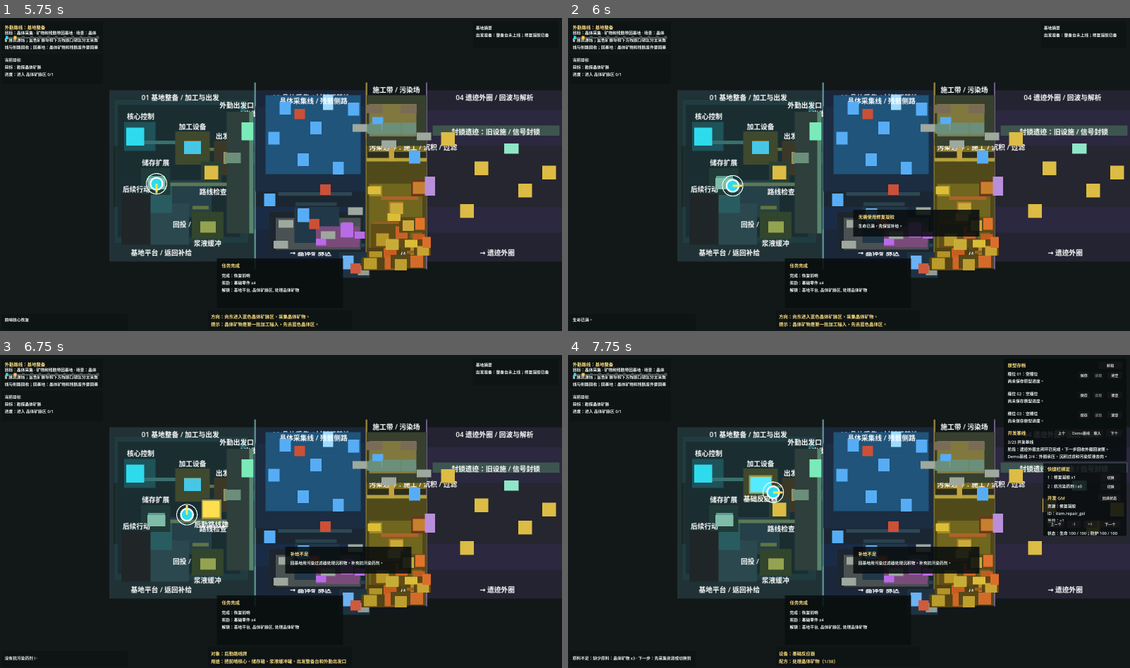
Above: before the commit, frames 1-4 (two rows, left to right).
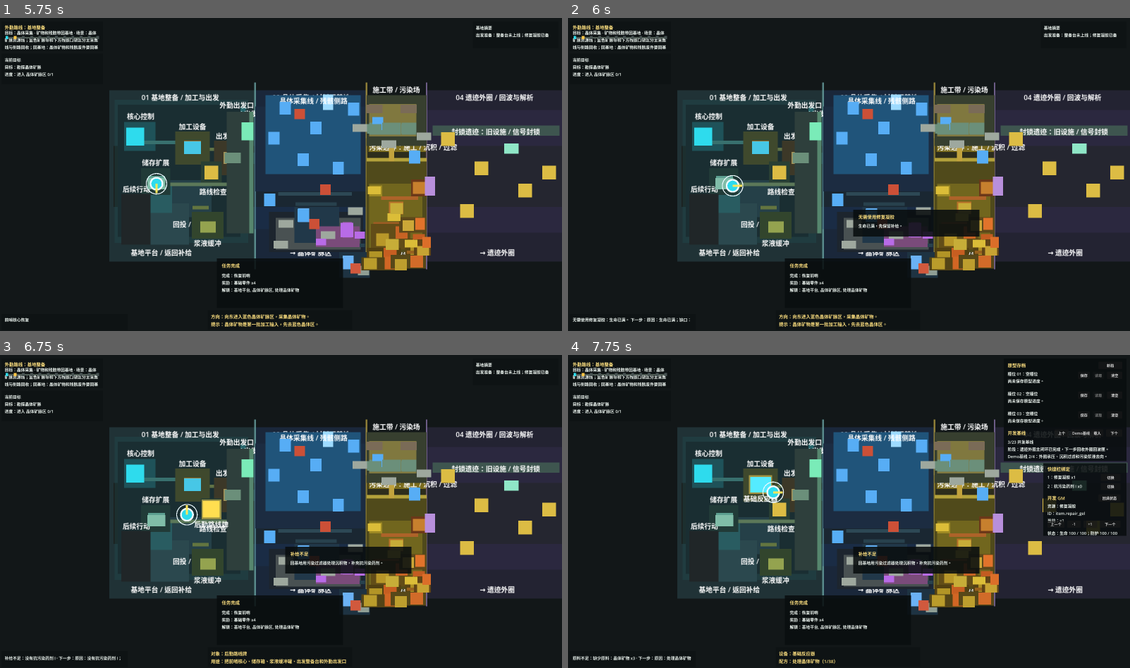
Above: after the commit, the same moments.

Repository: laugh0608/RadishCatalyst
Game: Godot game, scene res://scenes/boot/Boot.tscn
The game is run twice, just before and just after one commit, with the same random seed, the same clock (stepped at 60 frames per second) and the same inputs.
Inputs (mouse positions are in pixels of both pictures, inside the frame that each line leads up to):
- Up to frame 1 (5.75 s): tap Enter at 0.5 s; move the mouse to (404, 158) at 0.52 s; hold D (move_right) 0.53-1.28 s; tap E (interact) at 0.6, 1.55, 2.3, 2.85, 3.8, 4.55, 5.3 s; click (404, 158) at 0.67 s; move the mouse to (168, 190) at 1.27 s; hold S (move_down) 1.28-2.03 s; tap J (attack) at 1.35 s; move the mouse to (337, 105) at 2.02 s; hold D (move_right) 2.03-2.78 s; hold R (cycle_recipe) 2.03-2.78 s; move the mouse to (252, 240) at 2.77 s; hold W (move_up) 2.78-3.53 s; click (252, 240) at 2.92 s; move the mouse to (449, 224) at 3.52 s; hold A (move_left) 3.53-5.03 s; tap C (tactical_scan) at 3.6 s; move the mouse to (112, 127) at 4.27 s; tap Q (toggle_device_panel) at 4.35 s; move the mouse to (309, 174) at 5.02 s; hold S (move_down) from 5.03 s (still down); tap F (toggle_module) at 5.1 s; click (309, 174) at 5.17 s
- Up to frame 2 (6 s): move the mouse to (764, 96) at 5.77 s; release S (move_down) at 5.78 s; hold D (move_right) from 5.78 s (still down); tap 1 (use_quick_slot_1) at 5.85 s
- Up to frame 3 (6.75 s): tap E (interact) at 6.05 s; move the mouse to (404, 495) at 6.52 s; release D (move_right) at 6.53 s; hold W (move_up) from 6.53 s (still down); tap 2 (use_quick_slot_2) at 6.6 s
- Up to frame 4 (7.75 s): tap E (interact) at 6.8, 7.55 s; move the mouse to (736, 527) at 7.27 s; release W (move_up) at 7.28 s; hold D (move_right) from 7.28 s (still down); tap Tab at 7.35 s; click (736, 527) at 7.42 s

Frame 1 is identical in both runs. In frame 2, 0.2% of the frame differs, in the area x 0-22%, y 95-98%; in frame 3, 0.2%, in the area x 0-22%, y 96-98%; in frame 4, less than 0.1%.

Commit message:
feat: 补齐受阻动作恢复读法

Diff:
--- /dev/null
+++ b/client/scripts/checks/demo_action_blocker_recovery_check.gd
@@ -0,0 +1,328 @@
+extends SceneTree
+
+var failures: Array[String] = []
+var data_registry := DataRegistry.new()
+var log_presenter: HudLogPresenter
+
+
+func _init() -> void:
+	if not data_registry.load_all():
+		failures.append("data registry should load all static data")
+	else:
+		log_presenter = HudLogPresenter.new(data_registry)
+		_run_checks()
+
+	if failures.is_empty():
+		print("Demo action blocker recovery checks passed.")
+		_cleanup()
+		quit(0)
+		return
+
+	for failure in failures:
+		push_error(failure)
+	_cleanup()
+	quit(1)
+
+
+func _run_checks() -> void:
+	_check_gather_and_sample_prerequisite_blockers()
+	_check_already_processed_object_blocker()
+	_check_build_blockers()
+	_check_processing_blockers()
+	_check_supply_blockers()
+	_check_core_write_blockers()
+
+
+func _check_gather_and_sample_prerequisite_blockers() -> void:
+	var gather_system := GatherSystem.new(data_registry)
+
+	var sample_world := WorldState.create_default()
+	sample_world.current_region_id = "region.crystal_vein_field"
+	sample_world.quest_state.active_quest_ids = ["quest.calibrate_reactor"]
+	var sample_character := CharacterState.create_default()
+	sample_character.current_region_id = "region.crystal_vein_field"
+	var sample_result := gather_system.interact_with_object(
+		"map_object_instance.anomaly_crystal",
+		"map_object.anomaly_crystal",
+		"sample",
+		sample_character,
+		sample_world
+	)
+	_expect_failure(sample_result, "anomaly crystal sample should be blocked before quest gate")
+	_expect_blocker_detail(sample_result, "反应器校准件", "sample prerequisite blocker detail")
+	_expect_text_contains(
+		HudStatusPresenter.new().format_status_text(data_registry, sample_world, sample_character),
+		"反应器校准件",
+		"sample blocker HUD objective still points to reactor calibrator"
+	)
+	_expect_text_contains(
+		log_presenter.format_result_log(sample_result),
+		"下一步",
+		"sample blocker HUD log keeps recovery route"
+	)
+
+	var residue_world := WorldState.create_default()
+	residue_world.current_region_id = "region.crystal_vein_field"
+	residue_world.quest_state.active_quest_ids = ["quest.bring_back_sample"]
+	var residue_character := CharacterState.create_default()
+	residue_character.current_region_id = "region.crystal_vein_field"
+	var residue_result := gather_system.interact_with_object(
+		"map_object_instance.anomaly_residue_patch",
+		"map_object.anomaly_residue_patch",
+		"gather",
+		residue_character,
+		residue_world
+	)
+	_expect_failure(residue_result, "anomaly residue gather should be blocked before analysis gate")
+	_expect_blocker_detail(residue_result, "异常晶体样本", "gather prerequisite blocker detail")
+
+
+func _check_already_processed_object_blocker() -> void:
+	var world := WorldState.create_default()
+	world.current_region_id = "region.pollution_edge"
+	var character := CharacterState.create_default()
+	character.current_region_id = "region.pollution_edge"
+	var instance_id := "map_object_instance.rough_ground_north"
+	world.ensure_map_object(instance_id, "map_object.rough_ground", "region.pollution_edge")
+	world.set_map_object_flag(instance_id, "is_cleared", true)
+
+	var result := GatherSystem.new(data_registry).interact_with_object(
+		instance_id,
+		"map_object.rough_ground",
+		"clear",
+		character,
+		world
+	)
+	_expect_failure(result, "already-cleared rough ground should block repeat clear")
+	_expect_blocker_detail(result, "基础地基", "already processed object recovery route")
+	_expect_equal(
+		bool(world.get_map_object(instance_id).get("is_cleared", false)),
+		true,
+		"already processed blocker keeps cleared object state"
+	)
+	_expect_text_contains(
+		DemoInteractionAffordanceFormatter.format_definition_affordance_line(
+			"map_object.rough_ground",
+			"clear",
+			instance_id,
+			world.get_map_object(instance_id),
+			world,
+			character
+		),
+		"已处理",
+		"already processed object affordance still reads completed state"
+	)
+
+
+func _check_build_blockers() -> void:
+	var build_system := BuildSystem.new(data_registry)
+
+	var prerequisite_world := WorldState.create_default()
+	prerequisite_world.current_region_id = "region.pollution_edge"
+	var prerequisite_character := CharacterState.create_default()
+	prerequisite_character.current_region_id = "region.pollution_edge"
+	var prerequisite_result := build_system.build_structure(
+		"map_object_instance.pollution_filter_build_site",
+		"building.pollution_filter",
+		prerequisite_character,
+		prerequisite_world
+	)
+	_expect_failure(prerequisite_result, "pollution filter should be blocked before foundations")
+	_expect_blocker_detail(prerequisite_result, "基础地基", "build prerequisite blocker detail")
+	var filter_status := build_system.get_build_status(
+		"map_object_instance.pollution_filter_build_site",
+		"building.pollution_filter",
+		prerequisite_character,
+		prerequisite_world
+	)
+	_expect_text_contains(
+		String(filter_status.get("next_step", "")),
+		"基础地基",
+		"build status keeps foundation recovery route"
+	)
+
+	var material_world := WorldState.create_default()
+	material_world.current_region_id = "region.outpost_platform"
+	var material_character := CharacterState.create_default()
+	material_character.current_region_id = "region.outpost_platform"
+	var material_result := build_system.build_structure(
+		"map_object_instance.field_outfitting_station_build_site",
+		"building.field_outfitting_station",
+		material_character,
+		material_world
+	)
+	_expect_failure(material_result, "field outfitting station should be blocked by missing scrap")
+	_expect_blocker_detail(material_result, "导电废件", "build material blocker detail")
+
+
+func _check_processing_blockers() -> void:
+	var processing := ProcessingSystem.new(data_registry)
+
+	var missing_world := WorldState.create_default()
+	missing_world.quest_state.active_quest_ids = ["quest.scout_crystal_field"]
+	missing_world.quest_state.unlock_effect("recipe.process_crystal_ore")
+	var missing_character := CharacterState.create_default()
+	var missing_result := processing.process_recipe(
+		"recipe.process_crystal_ore",
+		missing_character,
+		missing_world
+	)
+	_expect_failure(missing_result, "crystal ore processing should be blocked by missing ore")
+	_expect_blocker_detail(missing_result, "晶体矿物", "processing missing input blocker detail")
+	_expect_text_contains(
+		HudHintPresenter.new().format_direction_hint(missing_world, missing_character, "quest.scout_crystal_field"),
+		"晶体矿脉区",
+		"processing missing input HUD hint points back to crystal field"
+	)
+
+	var busy_world := WorldState.create_default()
+	busy_world.quest_state.unlock_effect("recipe.process_crystal_ore")
+	busy_world.set_base_structure_status("structure.basic_reactor", "in_progress", "recipe.process_crystal_ore")
+	busy_world.set_base_structure_progress("structure.basic_reactor", 2.0)
+	var busy_character := CharacterState.create_default()
+	busy_character.inventory.add_item("item.crystal_ore", 3)
+	var busy_result := processing.process_recipe(
+		"recipe.process_crystal_ore",
+		busy_character,
+		busy_world
+	)
+	_expect_failure(busy_result, "processing should be blocked while device is busy")
+	_expect_blocker_detail(busy_result, "等待设备完成", "processing busy blocker detail")
+	_expect_equal(
+		String(busy_world.base_structures["structure.basic_reactor"].get("status", "")),
+		"in_progress",
+		"processing busy blocker keeps device in-progress state"
+	)
+
+
+func _check_supply_blockers() -> void:
+	var no_supply_character := CharacterState.create_default()
+	no_supply_character.health = 50.0
+	no_supply_character.inventory.items.erase("item.repair_gel")
+	var no_supply_result := no_supply_character.use_quick_slot(0, data_registry)
+	_expect_failure(no_supply_result, "repair gel quick slot should be blocked without item")
+	_expect_blocker_detail(no_supply_result, "基础反应器", "missing supply blocker detail")
+	var no_supply_feedback: Dictionary = no_supply_result.get("supply_feedback", {})
+	_expect_text_contains(
+		String(no_supply_feedback.get("detail", "")),
+		"修复凝胶",
+		"missing supply HUD panel keeps refill route"
+	)
+	_expect_text_contains(
+		log_presenter.format_result_log(no_supply_result),
+		"下一步",
+		"missing supply HUD log keeps recovery route"
+	)
+
+	var full_character := CharacterState.create_default()
+	var full_result := full_character.use_quick_slot(0, data_registry)
+	_expect_failure(full_result, "repair gel quick slot should be blocked at full health")
+	_expect_blocker_detail(full_result, "生命已满", "full-health supply blocker detail")
+
+
+func _check_core_write_blockers() -> void:
+	var gather_system := GatherSystem.new(data_registry)
+
+	var guard_world := _create_core_write_world()
+	var guard_character := _create_core_write_character()
+	var guard_result := gather_system.interact_with_object(
+		"map_object_instance.demo_stabilization_core",
+		"map_object.demo_stabilization_core",
+		"inspect",
+		guard_character,
+		guard_world
+	)
+	_expect_failure(guard_result, "core write should be blocked by active guard")
+	_expect_blocker_detail(guard_result, "核心阶段守卫", "core write guard blocker detail")
+	_expect_equal(
+		bool(guard_world.get_enemy("enemy_instance.demo_stabilization_guard").get("is_defeated", false)),
+		false,
+		"core guard blocker keeps enemy undefeated state"
+	)
+	_expect_text_contains(
+		HudMapPresenter.new().format_demo_route_hint(guard_world, "quest.write_demo_stabilization_core", guard_character),
+		"核心稳定站",
+		"core guard blocker map keeps core station route"
+	)
+
+	var charge_world := _create_core_write_world()
+	var charge_character := _create_core_write_character()
+	charge_world.update_enemy_health("enemy_instance.demo_stabilization_guard", 0.0, true)
+	var charge_result := gather_system.interact_with_object(
+		"map_object_instance.demo_stabilization_core",
+		"map_object.demo_stabilization_core",
+		"inspect",
+		charge_character,
+		charge_world
+	)
+	_expect_failure(charge_result, "core write should be blocked without core write charge")
+	_expect_blocker_detail(charge_result, "校验片", "core write charge blocker detail")
+	_expect_text_contains(
+		HudHintPresenter.new().format_direction_hint(
+			charge_world,
+			charge_character,
+			"quest.write_demo_stabilization_core"
+		),
+		"回写缓存",
+		"core write charge blocker HUD hint points to guard cache"
+	)
+
+
+func _create_core_write_world() -> WorldState:
+	var world := WorldState.create_default()
+	world.current_region_id = "region.demo_stabilization_core"
+	world.unlock_region("region.demo_stabilization_core")
+	world.quest_state.active_quest_ids = ["quest.write_demo_stabilization_core"]
+	world.ensure_enemy(
+		"enemy_instance.demo_stabilization_guard",
+		"enemy.demo_stabilization_guard",
+		"region.demo_stabilization_core",
+		156.0
+	)
+	world.ensure_map_object(
+		"map_object_instance.demo_stabilization_core",
+		"map_object.demo_stabilization_core",
+		"region.demo_stabilization_core"
+	)
+	return world
+
+
+func _create_core_write_character() -> CharacterState:
+	var character := CharacterState.create_default()
+	character.current_region_id = "region.demo_stabilization_core"
+	return character
+
+
+func _expect_failure(result: Dictionary, context: String) -> void:
+	_expect_equal(bool(result.get("success", false)), false, context)
+	if bool(result.get("success", false)):
+		failures.append("%s: expected failure, got '%s'" % [context, str(result)])
+
+
+func _expect_blocker_detail(result: Dictionary, expected: String, context: String) -> void:
+	var feedback: Dictionary = result.get("failure_feedback", {})
+	if feedback.is_empty():
+		failures.append("%s: expected failure feedback, got '%s'" % [context, str(result)])
+		return
+	var detail := String(feedback.get("detail", ""))
+	_expect_text_contains(detail, "原因", "%s reason label" % context)
+	_expect_text_contains(detail, "缺口", "%s gap label" % context)
+	_expect_text_contains(detail, "恢复", "%s recovery label" % context)
+	_expect_text_contains(detail, expected, context)
+
+
+func _expect_equal(actual, expected, context: String) -> void:
+	if actual == expected:
+		return
+	failures.append("%s: expected %s, got %s" % [context, str(expected), str(actual)])
+
+
+func _expect_text_contains(text: String, expected: String, context: String) -> void:
+	if text.find(expected) >= 0:
+		return
+	failures.append("%s: expected text to contain '%s', got '%s'" % [context, expected, text])
+
+
+func _cleanup() -> void:
+	if data_registry != null:
+		data_registry.free()
--- a/client/scripts/game/game_root.gd
+++ b/client/scripts/game/game_root.gd
@@ -216,7 +216,7 @@
 
 func _on_player_quick_slot_requested(slot_index: int) -> void:
 	var result := character_state.use_quick_slot(slot_index, data_registry)
-	hud.append_log(String(result.get("message", "")))
+	hud.append_log(hud_log_presenter.format_result_log(result))
 	hud_feedback_presenter.show_supply_feedback(result, hud)
 	_update_hud()
 
--- a/client/scripts/state/character_state.gd
+++ b/client/scripts/state/character_state.gd
@@ -221,13 +221,19 @@
 
 
 func _supply_failure(message: String, title: String, detail: String) -> Dictionary:
+	var failure_feedback := DemoActionBlockerRecoveryFormatter.format_supply_failure(
+		title,
+		message,
+		detail
+	)
 	return {
 		"success": false,
 		"message": message,
 		"supply_feedback": {
 			"title": title,
 			"detail": detail
-		}
+		},
+		"failure_feedback": failure_feedback
 	}
 
 
--- a/client/scripts/systems/build_system.gd
+++ b/client/scripts/systems/build_system.gd
@@ -25,11 +25,22 @@
 
 	var requirement_error := _get_requirement_error(building_id, prerequisite_instance_id, world_state)
 	if not requirement_error.is_empty():
-		return _failure(requirement_error, "建造前置不足", _get_requirement_hint(building_id, world_state))
+		var requirement_feedback := DemoActionBlockerRecoveryFormatter.format_build_prerequisite_failure(
+			_get_display_name(building_id),
+			requirement_error,
+			_get_requirement_gap(building_id, world_state),
+			_get_requirement_hint(building_id, world_state)
+		)
+		return _failure_from_feedback(requirement_error, requirement_feedback)
 
 	var missing_costs := _get_missing_costs(building, character_state.inventory)
 	if not missing_costs.is_empty():
-		return _failure("缺少建造材料：%s。" % ", ".join(missing_costs), "建造材料不足", _get_cost_hint(building_id))
+		var missing_feedback := DemoActionBlockerRecoveryFormatter.format_build_material_failure(
+			_get_display_name(building_id),
+			missing_costs,
+			_get_cost_hint(building_id)
+		)
+		return _failure_from_feedback("缺少建造材料：%s。" % ", ".join(missing_costs), missing_feedback)
 
 	_consume_refs(building.get("build_cost", []), character_state.inventory)
 	world_state.set_map_object_flag(site_instance_id, "is_built", true)
@@ -145,6 +156,20 @@
 			return "先用污染过滤器处理沉积物，产出首支抗污染药剂和污染浆液。"
 		_:
 			return "先完成该建筑的前置条件。"
+
+
+func _get_requirement_gap(building_id: String, world_state: WorldState) -> String:
+	match building_id:
+		"building.foundation_t1":
+			return "清障状态仍未写入该地块，建造点还不能铺设。"
+		"building.pollution_filter":
+			return "基础地基：%d / 2。" % mini(world_state.count_base_structures("building.foundation_t1"), 2)
+		"building.slurry_buffer_tank":
+			if not world_state.has_base_structure_definition("building.pollution_filter"):
+				return "污染过滤器尚未建成。"
+			return "首支抗污染药剂尚未通过污染过滤器产出。"
+		_:
+			return "该建筑的前置条件尚未满足。"
 
 
 func _get_cost_hint(building_id: String) -> String:
@@ -331,3 +356,11 @@
 			"detail": detail
 		}
 	}
+
+
+func _failure_from_feedback(message: String, feedback: Dictionary) -> Dictionary:
+	return {
+		"success": false,
+		"message": message,
+		"failure_feedback": feedback
+	}
--- /dev/null
+++ b/client/scripts/systems/demo_action_blocker_recovery_formatter.gd
@@ -0,0 +1,131 @@
+extends RefCounted
+class_name DemoActionBlockerRecoveryFormatter
+
+
+static func format_interaction_prerequisite_failure(
+	reason: String,
+	gap: String,
+	recovery_route: String
+) -> Dictionary:
+	return _build_feedback("交互前置不足", reason, gap, recovery_route)
+
+
+static func format_already_processed_failure(
+	object_name: String,
+	state_label: String,
+	recovery_route: String
+) -> Dictionary:
+	return _build_feedback(
+		"目标已处理",
+		"%s已处于完成态。" % object_name,
+		state_label,
+		recovery_route
+	)
+
+
+static func format_build_prerequisite_failure(
+	building_name: String,
+	reason: String,
+	gap: String,
+	recovery_route: String
+) -> Dictionary:
+	return _build_feedback(
+		"建造前置不足",
+		"%s无法建造：%s" % [building_name, _trim_sentence(reason)],
+		gap,
+		recovery_route
+	)
+
+
+static func format_build_material_failure(
+	building_name: String,
+	missing_costs: Array[String],
+	recovery_route: String
+) -> Dictionary:
+	return _build_feedback(
+		"建造材料不足",
+		"%s建造材料不足。" % building_name,
+		"缺少：%s。" % ", ".join(missing_costs),
+		recovery_route
+	)
+
+
+static func format_processing_missing_input_failure(
+	recipe_name: String,
+	missing_inputs: Array[String],
+	recovery_route: String
+) -> Dictionary:
+	return _build_feedback(
+		"原料不足",
+		"%s无法启动加工。" % recipe_name,
+		"缺少原料：%s。" % ", ".join(missing_inputs),
+		recovery_route
+	)
+
+
+static func format_processing_busy_failure(
+	recipe_name: String,
+	active_status: String,
+	recovery_route: String
+) -> Dictionary:
+	return _build_feedback(
+		"设备加工中",
+		"%s暂不能启动。" % recipe_name,
+		active_status,
+		recovery_route
+	)
+
+
+static func format_supply_failure(title: String, reason: String, recovery_route: String) -> Dictionary:
+	return _build_feedback(
+		title,
+		reason,
+		"快捷栏、背包数量或当前生命 / 防护状态未满足使用条件。",
+		recovery_route
+	)
+
+
+static func format_core_write_failure(reason: String, recovery_route: String) -> Dictionary:
+	return _build_feedback(
+		"核心写入受阻",
+		reason,
+		_get_core_write_gap(reason),
+		recovery_route
+	)
+
+
+static func _build_feedback(
+	title: String,
+	reason: String,
+	gap: String,
+	recovery_route: String
+) -> Dictionary:
+	var detail_parts: Array[String] = []
+	_append_detail(detail_parts, "原因", reason)
+	_append_detail(detail_parts, "缺口", gap)
+	_append_detail(detail_parts, "恢复", recovery_route)
+	return {
+		"title": title,
+		"detail": "；".join(detail_parts)
+	}
+
+
+static func _get_core_write_gap(reason: String) -> String:
+	if reason.find("守卫") >= 0:
+		return "核心阶段守卫状态仍未写入已击败。"
+	if reason.find("校验片") >= 0:
+		return "核心写入校验片任务进度仍不足 1 / 1。"
+	if reason.find("开放") >= 0:
+		return "核心写入任务尚未成为当前目标。"
+	return "核心写入前置仍未满足。"
+
+
+static func _append_detail(parts: Array[String], label: String, text: String) -> void:
+	var clean_text := _trim_sentence(text)
+	if clean_text.is_empty():
+		return
+	parts.append("%s：%s" % [label, clean_text])
+
+
+static func _trim_sentence(text: String) -> String:
+	return text.strip_edges().trim_suffix("。")
--- a/client/scripts/systems/gather_system.gd
+++ b/client/scripts/systems/gather_system.gd
@@ -172,14 +172,26 @@
 
 	var object_state := world_state.ensure_map_object(instance_id, definition_id, character_state.current_region_id)
 	if _is_already_processed(object_state, interaction_type):
-		return _failure(
-			_format_already_processed_message(definition_id, interaction_type, character_state, world_state),
-			"目标已处理",
-			"现场完成态颜色和标签表示该对象已处理；前往下一个未处理目标。"
+		var processed_message := _format_already_processed_message(
+			definition_id,
+			interaction_type,
+			character_state,
+			world_state
 		)
+		var processed_feedback := DemoActionBlockerRecoveryFormatter.format_already_processed_failure(
+			_get_display_name(definition_id),
+			processed_message,
+			_get_already_processed_recovery_route(definition_id, interaction_type)
+		)
+		return _failure_from_feedback(processed_message, processed_feedback)
 	var quest_gate_error := _get_quest_gate_error(definition_id, interaction_type, world_state)
 	if not quest_gate_error.is_empty():
-		return _failure(quest_gate_error, "交互前置不足", _get_quest_gate_detail(definition_id, interaction_type))
+		var quest_gate_feedback := _get_quest_gate_feedback(
+			definition_id,
+			interaction_type,
+			quest_gate_error
+		)
+		return _failure_from_feedback(quest_gate_error, quest_gate_feedback)
 
 	if not _supports_interaction(definition, interaction_type):
 		return _failure("当前目标不支持该交互。", "交互不可用", "换一个可交互目标，或查看附近提示。")
@@ -1113,14 +1125,65 @@
 	return "异常晶体采样通道尚未校准。"
 
 
-func _get_quest_gate_detail(definition_id: String, interaction_type: String) -> String:
+func _get_quest_gate_feedback(
+	definition_id: String,
+	interaction_type: String,
+	quest_gate_error: String
+) -> Dictionary:
 	if definition_id == "map_object.demo_stabilization_core" and interaction_type == "inspect":
+		return DemoActionBlockerRecoveryFormatter.format_core_write_failure(
+			quest_gate_error,
+			_get_quest_gate_detail(definition_id, interaction_type, quest_gate_error)
+		)
+	return DemoActionBlockerRecoveryFormatter.format_interaction_prerequisite_failure(
+		quest_gate_error,
+		_get_quest_gate_gap(definition_id, interaction_type),
+		_get_quest_gate_detail(definition_id, interaction_type, quest_gate_error)
+	)
+
+
+func _get_quest_gate_gap(definition_id: String, interaction_type: String) -> String:
+	if definition_id == "map_object.anomaly_crystal" and interaction_type == "sample":
+		return "异常晶体采样任务尚未成为当前目标。"
+	if definition_id == "map_object.anomaly_residue_patch" and interaction_type == "gather":
+		return "异常晶体样本尚未带回并解析，残留物回收目标未开放。"
+	return "当前任务前置尚未满足。"
+
+
+func _get_quest_gate_detail(
+	definition_id: String,
+	interaction_type: String,
+	quest_gate_error: String = ""
+) -> String:
+	if definition_id == "map_object.demo_stabilization_core" and interaction_type == "inspect":
+		if quest_gate_error.find("守卫") >= 0:
+			return "先击败核心阶段守卫；战斗反馈和 HUD 目标会指向守卫，击败后回收核心写入校验片。"
+		if quest_gate_error.find("校验片") >= 0:
+			return "核心写入校验片缺口未补齐；确认守卫已击败并回收掉落 / 回写缓存，再回核心设备写入。"
+		if quest_gate_error.find("开放") >= 0:
+			return "先推进终点前综合准备和核心稳定站任务，等写入目标开放后再操作核心设备。"
 		return "先进入核心稳定站，回基地整备核心稳压缓冲包，击败核心阶段守卫后回收回写缓存，再回来写入稳定数据。"
 	if definition_id == "map_object.anomaly_crystal" and interaction_type == "sample":
 		return "先完成反应器校准件，再按任务目标采样异常晶体。"
 	if definition_id == "map_object.anomaly_residue_patch" and interaction_type == "gather":
 		return "先带回异常晶体样本，再按分析任务回收周边残留物。"
 	return "先完成当前前置目标，再回来处理这个目标。"
+
+
+func _get_already_processed_recovery_route(definition_id: String, interaction_type: String) -> String:
+	match interaction_type:
+		"clear":
+			if definition_id == "map_object.rough_ground":
+				return "该地块已清理；转到建造点铺设基础地基，或按 HUD / 地图找下一处粗糙地面。"
+			return "清障完成态已保留；转向 HUD / 地图上的下一个未处理路线点。"
+		"gather":
+			return "该资源点已回收；回基地加工已获得材料，或前往地图上的下一个未处理采集点。"
+		"sample":
+			return "样本已写入；回基地解析样本，或按当前 HUD 目标继续。"
+		"inspect":
+			return "该对象已确认；查看 HUD / 地图当前目标，切换到下一处未完成对象。"
+		_:
+			return "现场完成态颜色和标签表示该对象已处理；前往下一个未处理目标。"
 
 
 func _is_already_processed(object_state: Dictionary, interaction_type: String) -> bool:
@@ -1253,3 +1316,11 @@
 			"detail": detail
 		}
 	}
+
+
+func _failure_from_feedback(message: String, feedback: Dictionary) -> Dictionary:
+	return {
+		"success": false,
+		"message": message,
+		"failure_feedback": feedback
+	}
--- a/client/scripts/systems/processing_system.gd
+++ b/client/scripts/systems/processing_system.gd
@@ -26,14 +26,25 @@
 		)
 	var structure: Dictionary = world_state.base_structures.get(structure_id, {})
 	if String(structure.get("status", "idle")) == "in_progress":
-		return _failure(_format_in_progress_message(structure), "设备加工中", "等待进度完成；靠近设备可查看当前进度。")
+		var busy_status := _format_in_progress_message(structure)
+		var busy_feedback := DemoActionBlockerRecoveryFormatter.format_processing_busy_failure(
+			_get_display_name(recipe_id),
+			busy_status,
+			_get_processing_wait_next_step()
+		)
+		return _failure_from_feedback(busy_status, busy_feedback)
 
 	var missing_inputs := _get_missing_inputs(recipe, character_state.inventory)
 	if not missing_inputs.is_empty():
+		var missing_feedback := DemoActionBlockerRecoveryFormatter.format_processing_missing_input_failure(
+			_get_display_name(recipe_id),
+			missing_inputs,
+			_format_missing_input_next_step(recipe, character_state.inventory)
+		)
 		return _failure(
 			_format_missing_input_message(recipe, missing_inputs, character_state.inventory),
-			"原料不足",
-			_format_missing_input_next_step(recipe, character_state.inventory)
+			String(missing_feedback.get("title", "原料不足")),
+			String(missing_feedback.get("detail", ""))
 		)
 
 	_consume_refs(recipe.get("inputs", []), character_state.inventory)
@@ -943,3 +954,11 @@
 			"detail": detail
 		}
 	}
+
+
+func _failure_from_feedback(message: String, feedback: Dictionary) -> Dictionary:
+	return {
+		"success": false,
+		"message": message,
+		"failure_feedback": feedback
+	}
Not shown, added: client/scripts/checks/demo_action_blocker_recovery_check.gd.uid
Not shown, added: client/scripts/systems/demo_action_blocker_recovery_formatter.gd.uid
Not shown, changed: docs/devlogs/2026-W25.md
Not shown, changed: docs/features/demo-action-blocker-recovery-v1.md
Not shown, changed: docs/features/demo-definition-v1.md
Not shown, changed: docs/planning/current.md
Not shown, changed: docs/planning/daily-start.md
Not shown, added: scripts/check-client-demo-action-blocker-recovery.ps1
Not shown, changed: scripts/check-client-flow.ps1
Not shown, changed: scripts/check-client.ps1
Not shown, changed: scripts/check-client.sh
